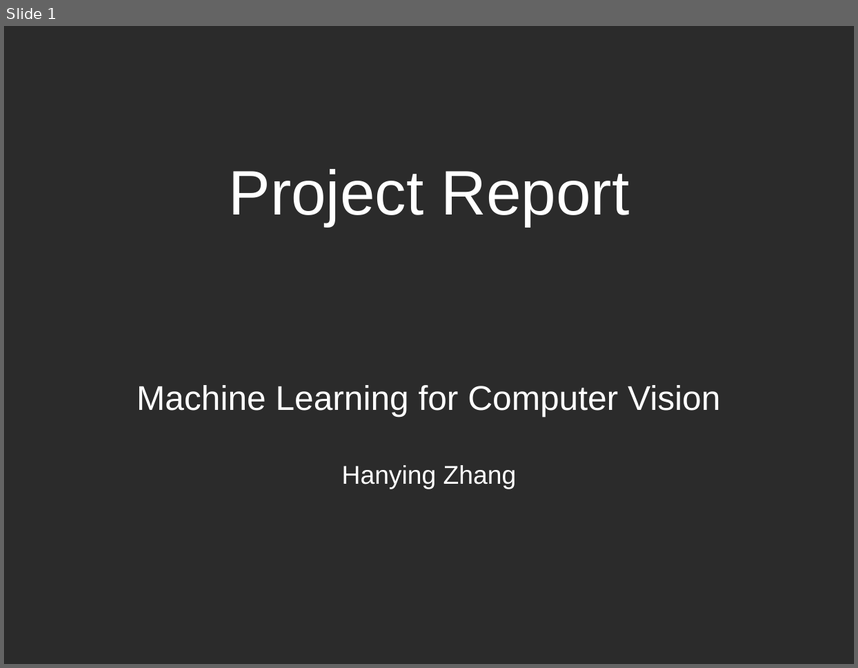
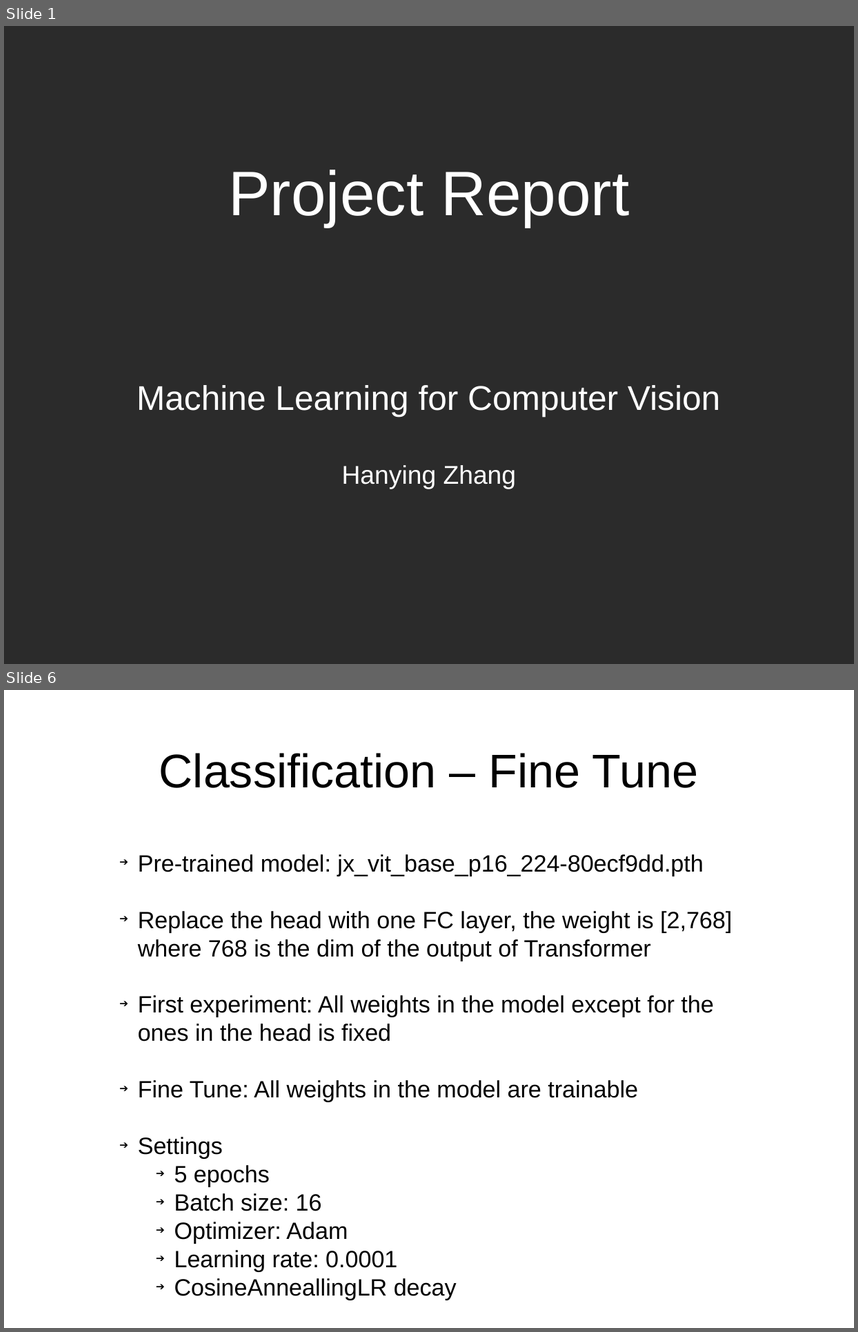
Before and after one commit to runnphoenix/ViT-experiment, a slide deck: report/report.pptx. Shown one above the other, each under a label of ours: slide 1 before the commit, slides 1 and 6 after it; the slides between them are not shown. The pictures are 858x668 and 858x1332 pixels, drawn with LibreOffice and Linux fonts; fonts in the diff are those of the drawing; background and template pictures are left out; a plain dark background stands for a picture behind light text. Boxes give left, top, right and bottom in pixels: in the first picture for what was removed or moved away, otherwise in the second. Text is boxed around its words. In the diff, an @@ line names an element or a change of style, - is before the commit and + after.

```diff
--- a/report/report.pptx
+++ b/report/report.pptx
@@ slide 6 added at (4, 690, 854, 1328), background picture (left out) @@
@@ text added at (159, 753, 698, 788), 44 pt, text #000000 @@
+Classification – Fine Tune
@@ text added at (138, 854, 732, 1272), 22 pt, text #000000 @@
+➔ Pre-trained model: jx_vit_base_p16_224-80ecf9dd.pth
+➔ Replace the head with one FC layer, the weight is [2,768] where 768 is the dim of the output of Transformer
+➔ First experiment: All weights in the model except for the ones in the head is fixed
+➔ Fine Tune: All weights in the model are trainable
+➔ Settings
+    ➔ 5 epochs
+    ➔ Batch size: 16
+    ➔ Optimizer: Adam
+    ➔ Learning rate: 0.0001
+    ➔ CosineAnneallingLR decay
```
Also in this commit, not shown: 1 slide changed, 9 other slides added, 1 slide removed, 5 other files.
